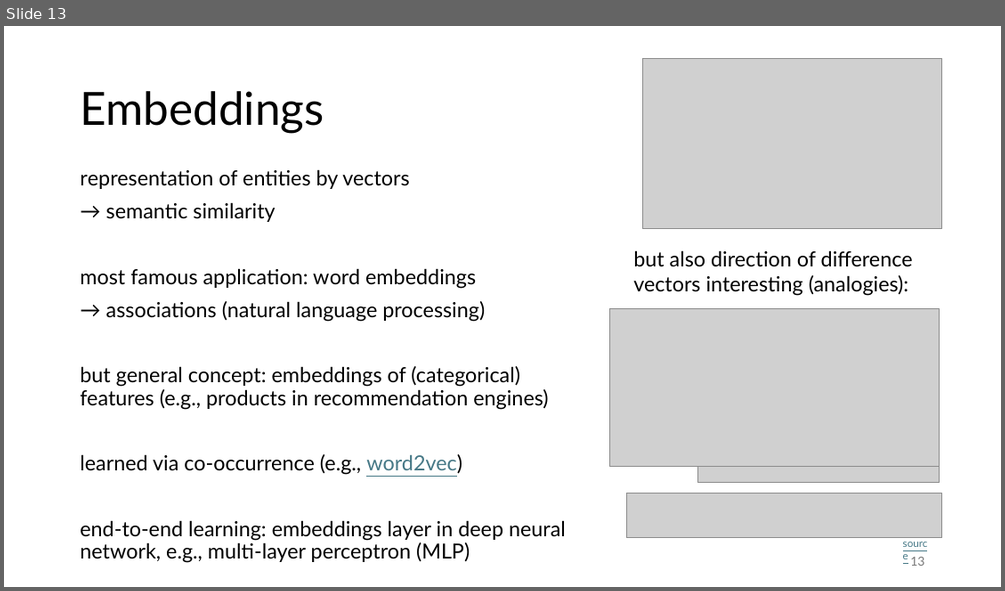
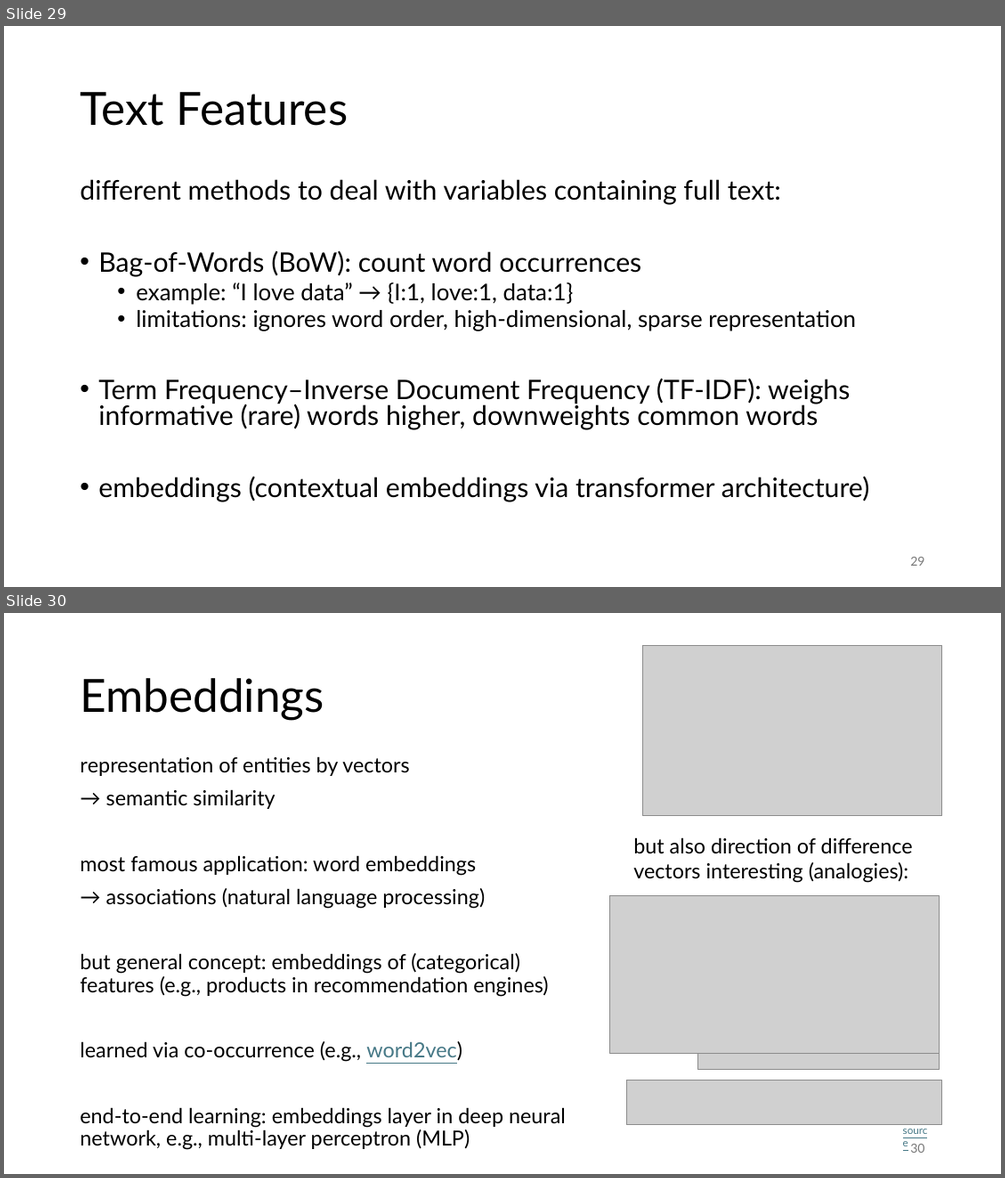
Before and after one commit to FelixWick/data_science, a slide deck: slides/6_feature_engineering.pptx. Shown one above the other, each under a label of ours: slide 13 before the commit, slides 29 and 30 after it. The pictures are 1005x591 and 1005x1178 pixels, drawn with LibreOffice and Linux fonts; fonts in the diff are those of the drawing; grey boxes stand for pictures. Boxes give left, top, right and bottom in pixels: in the first picture for what was removed or moved away, otherwise in the second. Text is boxed around its words. In the diff, an @@ line names an element or a change of style, - is before the commit and + after.

```diff
--- a/slides/6_feature_engineering.pptx
+++ b/slides/6_feature_engineering.pptx
@@ slide 29 added at box(4, 26, 1001, 587), background #FFFFFF @@
@@ title added at box(80, 92, 348, 126), 44 pt, text #000000 @@
+Text Features
@@ text added at box(80, 179, 870, 502), 25.9 pt, text #000000 @@
+different methods to deal with variables containing full text:
+• Bag-of-Words (BoW): count word occurrences
+  • example: “I love data” → {I:1, love:1, data:1}
+  • limitations: ignores word order, high-dimensional, sparse representation
+• Term Frequency–Inverse Document Frequency (TF-IDF): weighs informative (rare) words higher, downweights common words
+• embeddings (contextual embeddings via transformer architecture)
@@ page number added at box(910, 556, 924, 565), 12 pt, text #797979 @@
+29
@@ what was slide 13 is now slide 30 @@
@@ page number at box(910, 1143, 924, 1152): text changed @@
-13
+30
```
Also in this commit, not shown: 11 slides changed, 26 other slides added, 11 slides removed, 2 other files.
